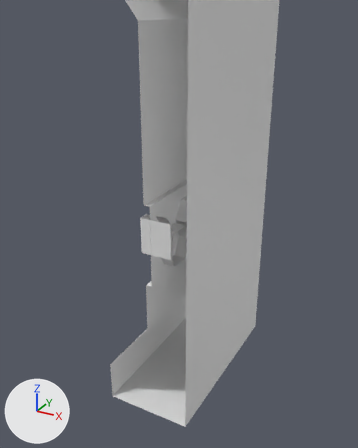
The FBX model Assets/Models/Static/Walls/HexWallShort.fbx: old version first, new version second.
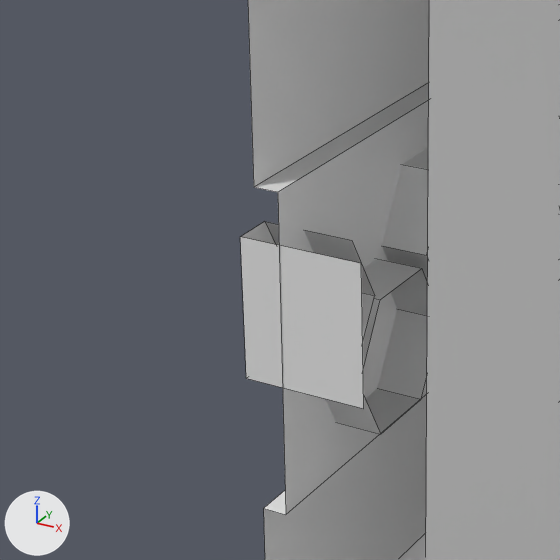
There are two pictures of each version: one from a camera (50 mm lens) standing at (1.788, -3.444, 3.106) and looking at (0.285, -0.711, 1.739), one close up on the part from 23% to 61% of the width and 36% to 67% of the height. Every picture has the same lights, and +X, +Y and +Z are marked at lower left. The close-ups show mesh edges as thin lines. Where no turn or scale is listed for an object, it has been applied to the vertices. Vertices at the same position are counted once.
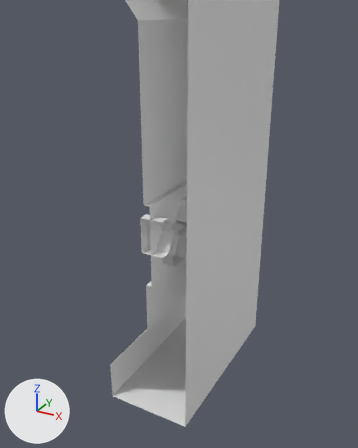
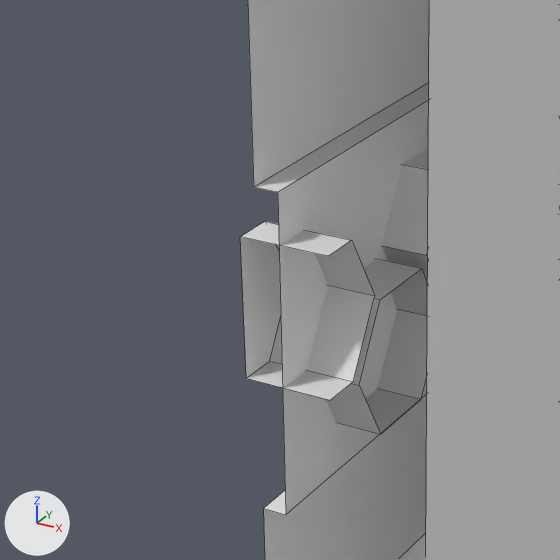
Pixel boxes (x1, y1, x2, y2) of what changed, in the close-ups (560 x 560 px):
```json
{"part": 1, "of": "me_cube_002", "change": "built on", "before": [240, 237, 364, 409], "after": [241, 222, 352, 400]}
```

The change, as JSON lines over the scene's bpy script:
```json
{"block": "me_cube_002", "where": "me_cube_002.from_pydata(...)  # 83 vertices, 44 faces; spans x -2.99..-2.75, y -9.72..-8.16, z -0.48..-0.05"}
{"block": "me_cube_002", "where": "# used by ob_cube_001; location = (3.007, 8.941, 1.815)"}
{"block": "me_cube_002", "where": "# verts and faces of me_cube_002; kept vertices keep their numbers, new ones are numbered from 83"}
{"block": "me_cube_002", "where": "# before: 71 (-2.99, -9.72, -0.33) at pixel (246, 378), 72 (-2.99, -9.65, -0.06) at pixel (264, 221), 73 (-2.99, -9.65, -0.33), 75 (-2.81, -9.65, -0.33), 76 (-2.81, -9.65, -0.06) at pixel (351, 240)"}
{"block": "me_cube_002", "where": "# before: 78 (-2.81, -9.72, -0.33) at pixel (330, 400), 79 (-2.75, -9.72, -0.33) at pixel (363, 408), 80 (-2.75, -9.72, -0.06) at pixel (361, 263), 81 (-2.81, -9.72, -0.06) at pixel (328, 256), 82 (-2.99, -9.72, -0.06) at pixel (240, 236)"}
{"block": "me_cube_002", "change": "me_cube_002 part 1"}
{"op": "add", "block": "me_cube_002", "code": "delete_vertices([79, 80])  # with the faces that use them"}
{"op": "add", "block": "me_cube_002", "code": "faces += [(71, 73, 75, 78), (72, 82, 81, 76)]"}
```
